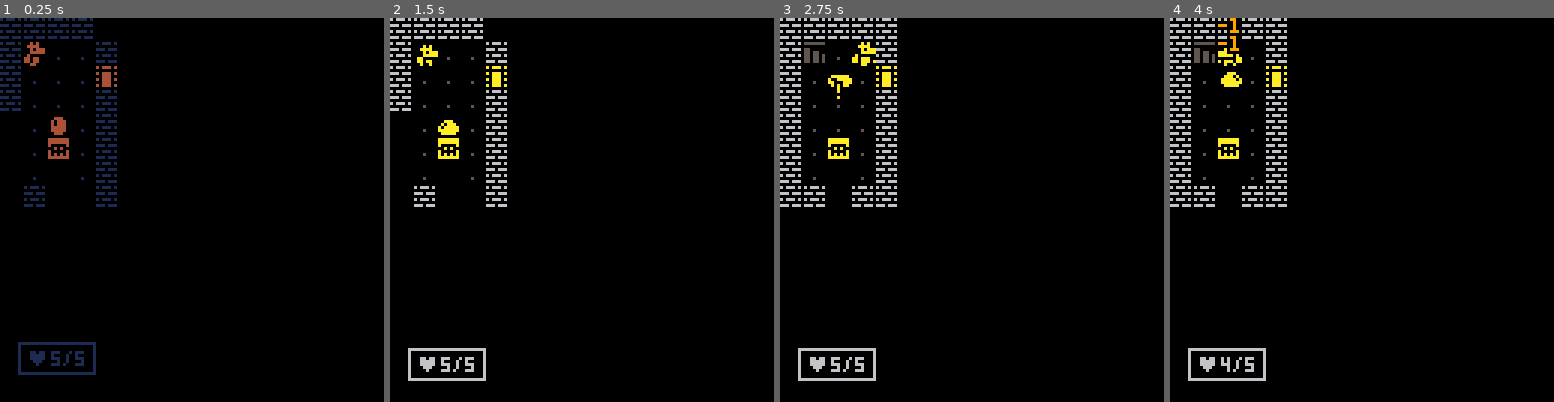
Above: before the commit, frames 1-4 (left to right).
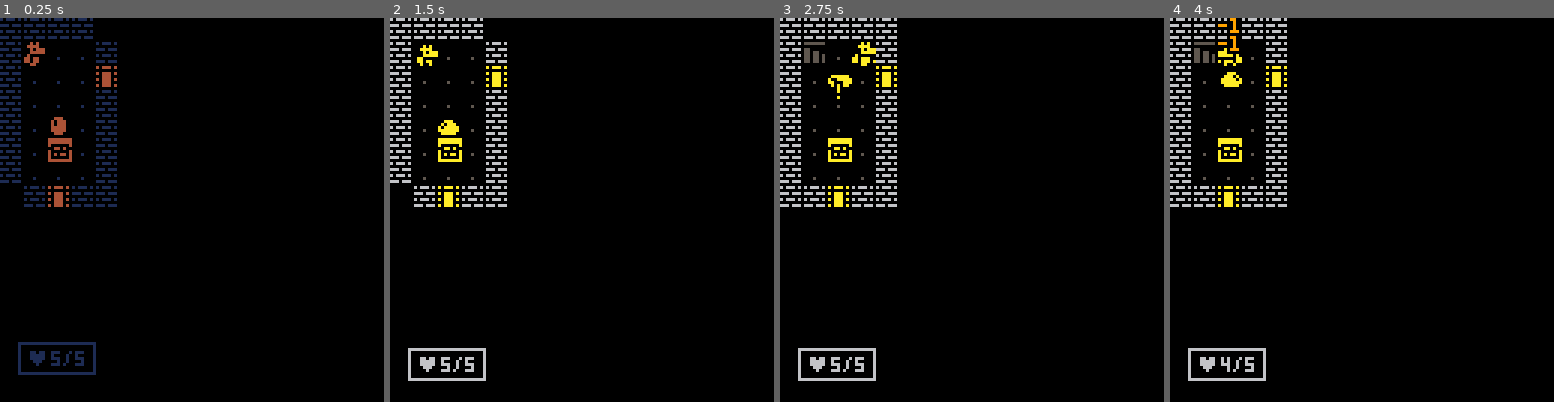
Above: after the commit, the same moments.

Repository: joeygibson/pico-8
Game: PICO-8 cartridge pork.p8
The game is run twice, just before and just after one commit, with the same random seed, the same clock (stepped at 60 frames per second) and the same inputs.
Inputs:
- Up to frame 1 (0.25 s): no input
- Up to frame 2 (1.5 s): tap X (X key) at 0.33, 1.07 s; tap O (Z key) at 0.7 s
- Up to frame 3 (2.75 s): hold Right 1.6-2.1 s; tap O (Z key) at 1.7, 2.1, 2.5 s; tap X (X key) at 1.85 s; hold Up 2.15-2.42 s; hold Right from 2.47 s (still down)
- Up to frame 4 (4 s): tap O (Z key) at 2.9, 3.3, 3.7 s; tap X (X key) at 2.97 s; release Right at 3.03 s; hold Left 3.08-3.58 s; hold Down 3.63-3.97 s

The runs differ from the first frame. In frame 1, 0.9% of the frame differs, in the area x 0-25%, y 25-50%; in frame 2, 0.9%; in frame 3, 0.3%; in frame 4, 0.3%.

Commit message:
pork: better fog of war

Diff:
--- a/pork.p8
+++ b/pork.p8
@@ -314,11 +314,15 @@
 	-- "sight" is a mode
 	if in_bounds(x,y) then
 		local tle=mget(x,y)
-		if not fget(tle,0) then
-			if mode=="check_mobs" then
-				return not get_mob(x,y)
-			end
-			return true
+		if mode=="sight" then
+			return not fget(tle,2)
+		else
+			if not fget(tle,0) then
+				if mode=="check_mobs" then
+					return not get_mob(x,y)
+				end
+				return true
+			end
 		end
 	end
 
@@ -422,7 +426,20 @@
 	for x=0,15 do
 		for y=0,15 do
 			if los(p_mob.x,p_mob.y,x,y) then
-				fog[x][y]=0
+				unfog_tile(x,y)
+			end
+		end
+	end
+end
+
+function unfog_tile(x,y)
+	fog[x][y]=0
+
+	if is_walkable(x,y,"sight") then
+		for i=1,4 do
+			local tx,ty=x+dir_x[i],y+dir_y[i]
+			if in_bounds(tx,ty) and not is_walkable(tx,ty,"sight") then
+				fog[tx][ty]=0
 			end
 		end
 	end
@@ -648,14 +665,14 @@
 
 
 __gfx__
-000000000000000060666060000000000000000000000000aaaaaaa000aaa00000aaa00000000000000000000000000000aaa000a0aaa0a0a000000055555550
-000000000000000000000000000000000000000000000000aaaaaaa00a000a000a000a00066666600aaaaaa066666660a0aaa0a000000000a0aa000000000000
-007007000000000066606660000000000000000000000000a00000a00a000a000a000a00060000600a0000a060000060a00000a0a0aaa0a0a0aa0aa055000000
-00077000000000000000000000000000000000000000000000a0a00000aaa000a0aaa0a0060000600a0aa0a060000060a00a00a000aaa00000aa0aa055055000
-000770000000000060666060000000000000000000000000a00000a00a00aa00aa00aaa0066666600aaaaaa066666660aaa0aaa0a0aaa0a0a0000aa055055050
-007007000005000000000000000000000000000000000000a0a0a0a00aaaaa000aaaaa000000000000000000000000000000000000aaa000a0aa000055055050
-000000000000000066606660000000000000000000000000aaaaaaa000aaa00000aaa000066666600aaaaaa066666660aaaaaaa0a0aaa0a0a0aa0aa055055050
-00000000000000000000000000000000000000000000000000000000000000000000000000000000000000000000000000000000000000000000000000000000
+000000000000000060666060000000000000000000000000aaaaaaaa00aaa00000aaa00000000000000000000000000000aaa000a0aaa0a0a000000055555550
+000000000000000000000000000000000000000000000000aaaaaaaa0a000a000a000a00066666600aaaaaa066666660a0aaa0a000000000a0aa000000000000
+007007000000000066606660000000000000000000000000a000000a0a000a000a000a00060000600a0000a060000060a00000a0a0aaa0a0a0aa0aa055000000
+00077000000000000000000000000000000000000000000000aa0a0000aaa000a0aaa0a0060000600a0aa0a060000060a00a00a000aaa00000aa0aa055055000
+000770000000000060666060000000000000000000000000a000000a0a00aa00aa00aaa0066666600aaaaaa066666660aaa0aaa0a0aaa0a0a0000aa055055050
+007007000005000000000000000000000000000000000000a0a0aa0a0aaaaa000aaaaa000000000000000000000000000000000000aaa000a0aa000055055050
+000000000000000066606660000000000000000000000000a000000a00aaa00000aaa000066666600aaaaaa066666660aaaaaaa0a0aaa0a0a0aa0aa055055050
+000000000000000000000000000000000000000000000000aaaaaaaa000000000000000000000000000000000000000000000000000000000000000000000000
 00000000000000000000000000000000000000000000000000000000000000000000000000000000000000000000000000000000000000000000000000000000
 00000000000000000000000000000000000000000000000000000000000000000000000000000000000000000000000000000000000000000000000000000000
 00000000000000000000000000000000000000000000000000000000000000000000000000000000000000000000000000000000000000000000000000000000
@@ -777,7 +794,7 @@
 66066606660660000660660066066606000000000000000000000000000000000000000000000000000000000000000000000000000000000000000000000000
 00600600006600000060060000066000000000000000000000000000000000000000000000000000000000000000000000000000000000000000000000000000
 __gff__
-0000010000000303030103010303020000000000000000000000000000000000000000000000000000000000000000000000000000000000000000000000000000000000000000000000000000000000000000000000000000000000000000000000000000000000000000000000000000000000000000000000000000000000
+0000050000000303030103010307020000000000000000000000000000000000000000000000000000000000000000000000000000000000000000000000000000000000000000000000000000000000000000000000000000000000000000000000000000000000000000000000000000000000000000000000000000000000
 0000000000000000000000000000000000000000000000000000000000000000000000000000000000000000000000000000000000000000000000000000000000000000000000000000000000000000000000000000000000000000000000000000000000000000000000000000000000000000000000000000000000000000
 __map__
 0202020202020202020202020202020200000000000000000000000000000000000000000000000000000000000000000000000000000000000000000000000000000000000000000000000000000000000000000000000000000000000000000000000000000000000000000000000000000000000000000000000000000000
